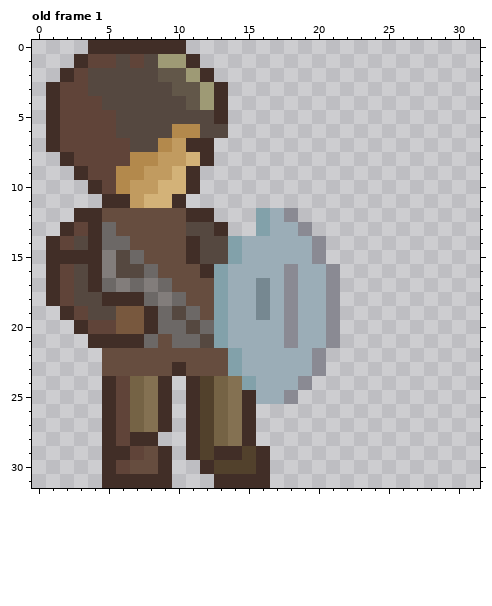
Two versions of one pixel-art file, Game Sprites/With new color/Sprite With Animation/Fixed/Shield/character - Shield - ii.aseprite. The picture above is the old version.
32x32 pixels, 5 frames. Shown: old frame 1. The commit also changed other frames, which this record leaves out.
Once edited:
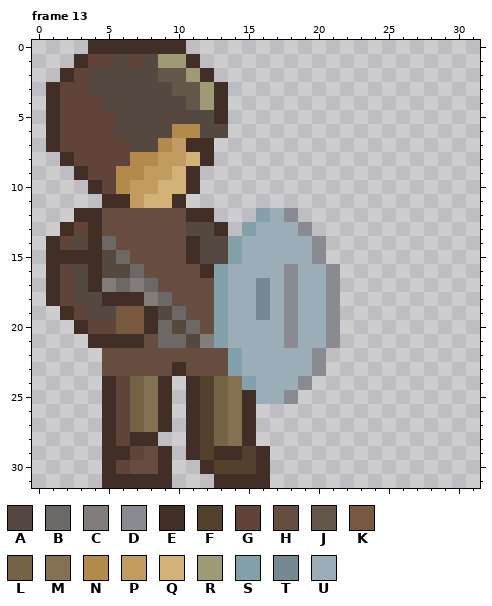
Palette (. is transparent): A #554840  B #6c6866  C #827d7b  D #8a8a93  E #412e27  F #52412c  G #604439  H #664d3f  J #625749  K #78583e  L #756345  M #847152  N #b3894c  P #c19b60  Q #d3b278  R #9e9a75  S #82a1aa  T #768891  U #9badb7
A new or re-ordered frame is compared with the old frame closest to it.
Diff:
frames 5 -> 16
--- frame 13 is new; against old frame 1, layers "Character 1/Shield", "Character 1/Weapon"
@@ x 3..18 @@
 12 EEHHHHHHEE...SUD
-13 GEBHHHHHAAE..SUU
-14 AEBBHHHHEAASUUUU
-15 EECABHHHEAASUUUU
-16 AECAABHHHESUUUUD
-17 AEBCBCBHHHSUUTUD
-18 AAEEEBCBHHSUUTUD
-19 GAAKKEBABHSUUTUD
-20 EGGKKEBBABSUUUUD
-21 .EEEEBHBBASUUUUD
+13 GEHHHHHHAAE.SUUU
+14 AEBHHHHHEAASUUUU
+15 EEABHHHHEAASUUUU
+16 AEAABHHHHESUUUUD
+17 AECBCBHHHHSUUTUD
+18 AAEEECBHHHSUUTUD
+19 GAAKKEABHHSUUTUD
+20 EGGKKEBABHSUUUUD
+21 .EEEEHBBACSUUUUD
 22 ..HHHHHHHHHSUUUU
